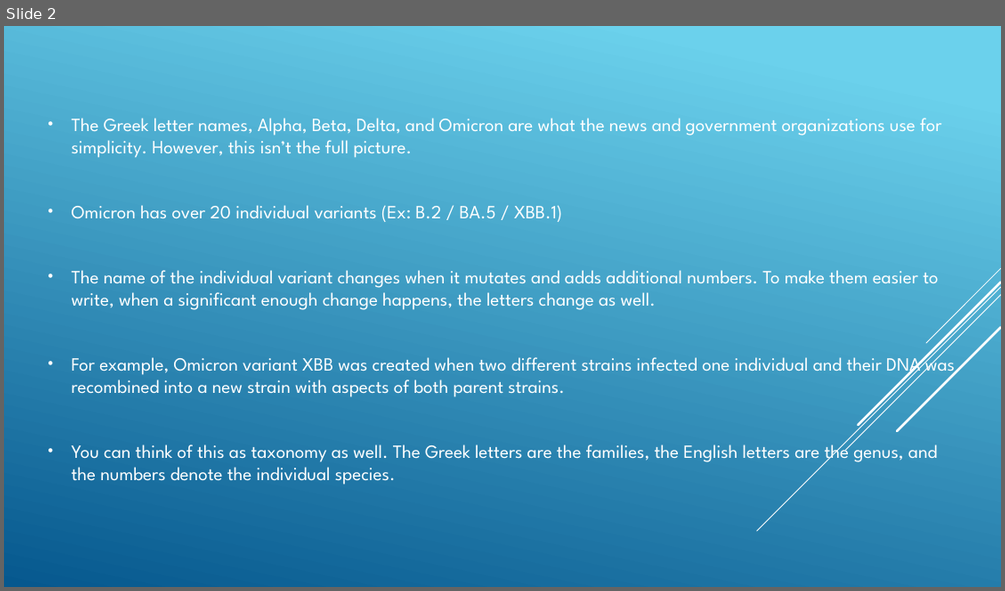
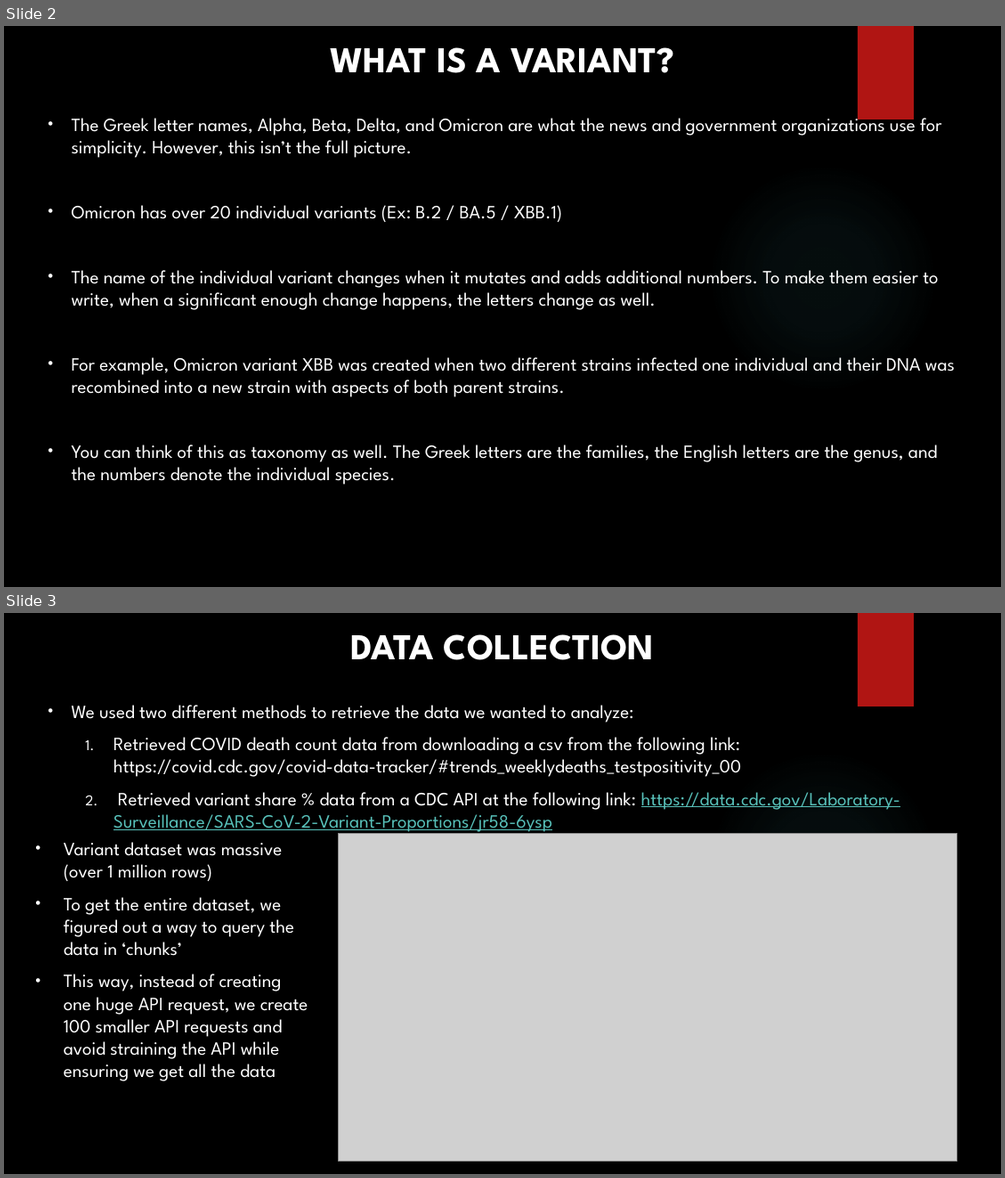
Before and after one commit to mcmonte95/Covid-Variant-Exploration-Project, a slide deck: Results/PresentationSlidedeck_V1.pptx. Shown one above the other, each under a label of ours: slide 2 before the commit, slides 2 and 3 after it. The pictures are 1005x591 and 1005x1178 pixels, drawn with LibreOffice and Linux fonts; fonts in the diff are those of the drawing; grey boxes stand for pictures; background and template pictures are left out. Boxes give left, top, right and bottom in pixels: in the first picture for what was removed or moved away, otherwise in the second. Text is boxed around its words. In the diff, an @@ line names an element or a change of style, - is before the commit and + after.

```diff
--- a/Results/PresentationSlidedeck_V1.pptx
+++ b/Results/PresentationSlidedeck_V1.pptx
@@ slide 3 added at <box>4,613,1001,1174</box>, background picture (left out); not listed: 2 template elements that a slide beside it also shows @@
@@ text added at <box>351,634,655,660</box>, 35.1 pt, text #FFFFFF, bold @@
+DATA COLLECTION
@@ text added at <box>72,705,900,832</box>, 18 pt, text #FFFFFF @@
+• We used two different methods to retrieve the data we wanted to analyze:
+  1. Retrieved COVID death count data from downloading a csv from the following link: https://covid.cdc.gov/covid-data-tracker/#trends_weeklydeaths_testpositivity_00
+  2. Retrieved variant share % data from a CDC API at the following link: https://data.cdc.gov/Laboratory-Surveillance/SARS-CoV-2-Variant-Proportions/jr58-6ysp
@@ text added at <box>64,842,308,1081</box>, 18 pt, text #FFFFFF @@
+• Variant dataset was massive (over 1 million rows)
+• To get the entire dataset, we figured out a way to query the data in ‘chunks’
+• This way, instead of creating one huge API request, we create 100 smaller API requests and avoid straining the API while ensuring we get all the data
@@ picture added at <box>339,833,956,1161</box> @@
@@ slide 2 changed as well @@
@@ background gradient #6ED2EB to #06588E to picture (left out) @@
@@ text added at <box>330,47,674,73</box>, 35.1 pt, text #FFFFFF, bold @@
+WHAT IS A VARIANT?
@@ rectangle added at <box>858,26,914,119</box>, fill #B01513 @@
@@ ellipse added at <box>708,163,938,394</box>, fill gradient #50B9C1 @@
@@ group removed at <box>757,268,1001,531</box>: 5 lines @@
```
Also in this commit, not shown: 4 other slides changed, 5 other slides added, 2 slides removed, 1 other file.
